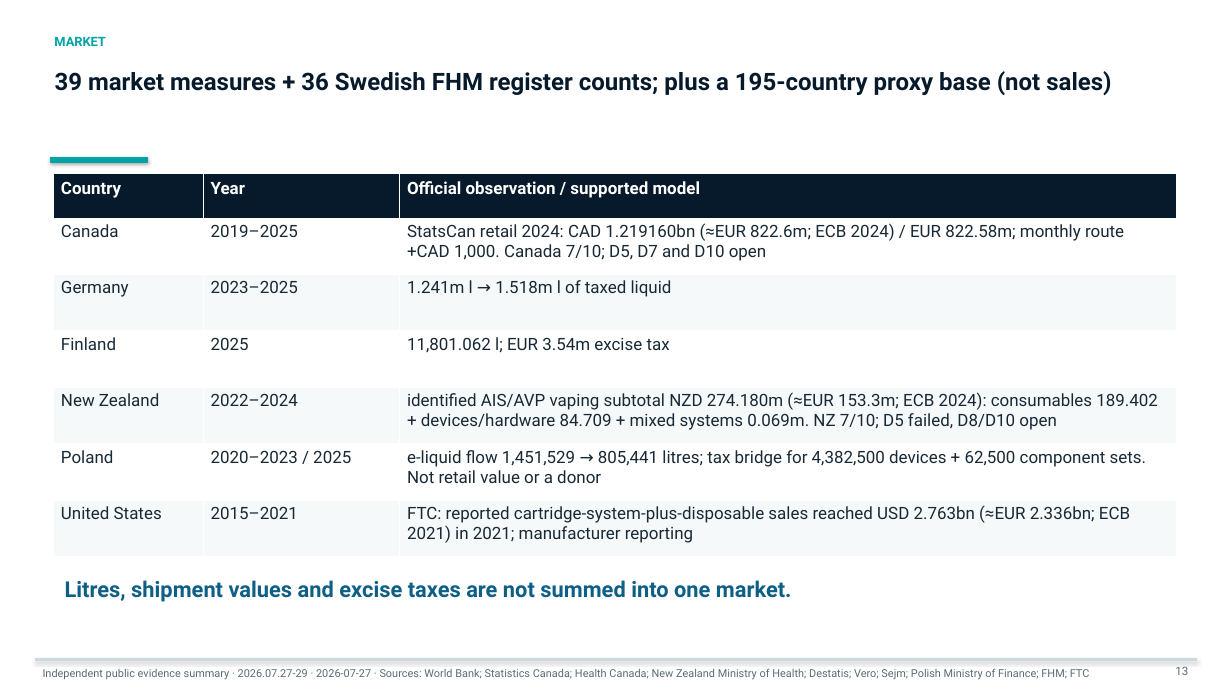
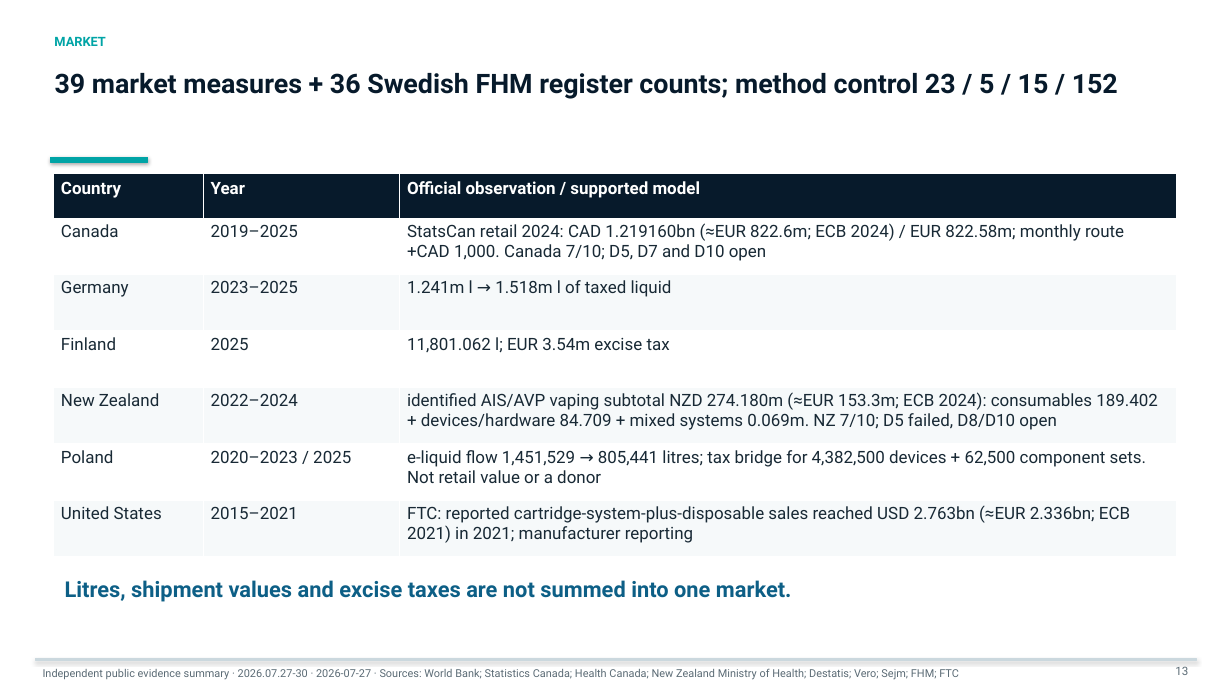
Before and after one commit to jounirautio78-ops/pixan-global-market-evidence-public, a slide deck: slide 13 of site/downloads/pixan-bank-deck-large-en.pptx. Drawn at 1232x693 pixels with LibreOffice and Linux fonts; fonts in the diff are those of the drawing. Boxes give left, top, right and bottom in pixels: in the first picture for what was removed or moved away, otherwise in the second. Text is boxed around its words. In the diff, an @@ line names an element or a change of style, - is before the commit and + after.

Commit message:
Publish v30 country method control (#27)
Add the fail-closed 195-country method-control map, current vendor gates, refreshed bilingual bank decks and 54-row Evidence Registers.

```diff
--- a/site/downloads/pixan-bank-deck-large-en.pptx
+++ b/site/downloads/pixan-bank-deck-large-en.pptx
@@ text at (55,73,1118,99): text changed; size 18.7 to 20.9 pt @@
-39 market measures + 36 Swedish FHM register counts; plus a 195-country proxy base (not sales)
+39 market measures + 36 Swedish FHM register counts; method control 23 / 5 / 15 / 152
@@ text at (43,669,959,680): text changed @@
-Independent public evidence summary · 2026.07.27-29 · 2026-07-27 · Sources: World Bank; Statistics Canada; Health Canada; New Zealand Ministry of Health; Destatis; Vero; Sejm; Polish Ministry of Finance; FHM; FTC
+Independent public evidence summary · 2026.07.27-30 · 2026-07-27 · Sources: World Bank; Statistics Canada; Health Canada; New Zealand Ministry of Health; Destatis; Vero; Sejm; FHM; FTC
```
Also in this commit, not shown: 29 other slides changed, 43 other files.
